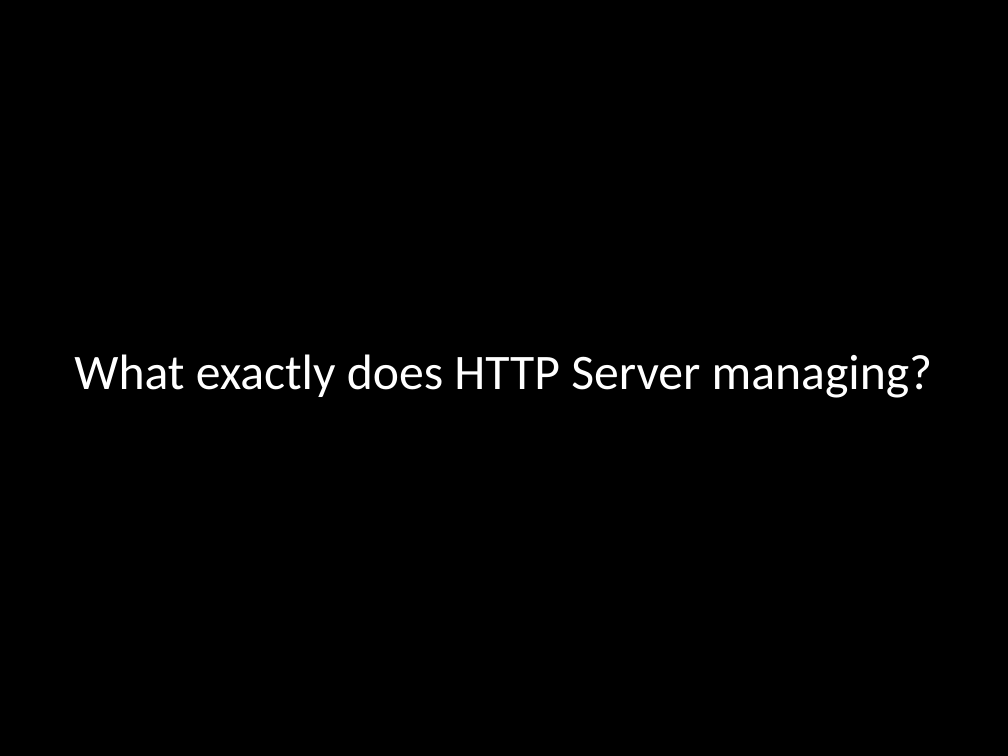
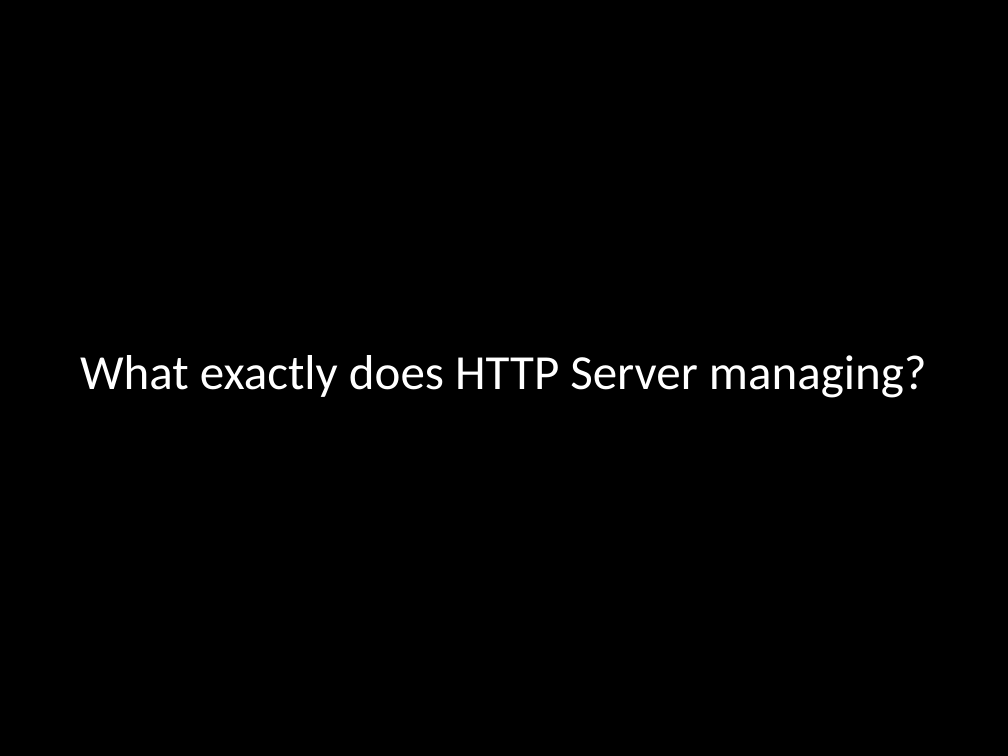
Before and after one commit to micusic/rack2sinatra, a slide deck: slide 5 of From Rack to Sinatra.pptx. Drawn at 1008x756 pixels with LibreOffice and Linux fonts; fonts in the diff are those of the drawing. Boxes give left, top, right and bottom in pixels: in the first picture for what was removed or moved away, otherwise in the second. Text is boxed around its words. In the diff, an @@ line names an element or a change of style, - is before the commit and + after.

```diff
--- a/From Rack to Sinatra.pptx
+++ b/From Rack to Sinatra.pptx
@@ title "What exactly does HTTP Server ..." at [80,355,927,398]: size 35.5 to 35 pt @@
```
Also in this commit, not shown: 2 other slides changed, 4 slides added.
